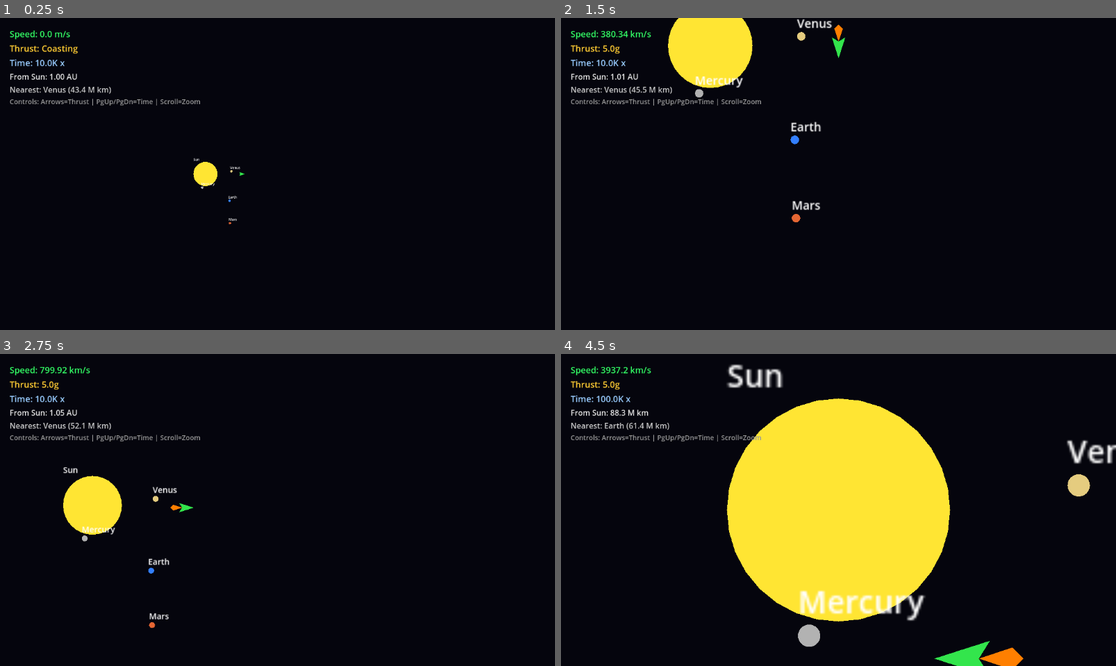
Above: before the commit, frames 1-4 (two rows, left to right).
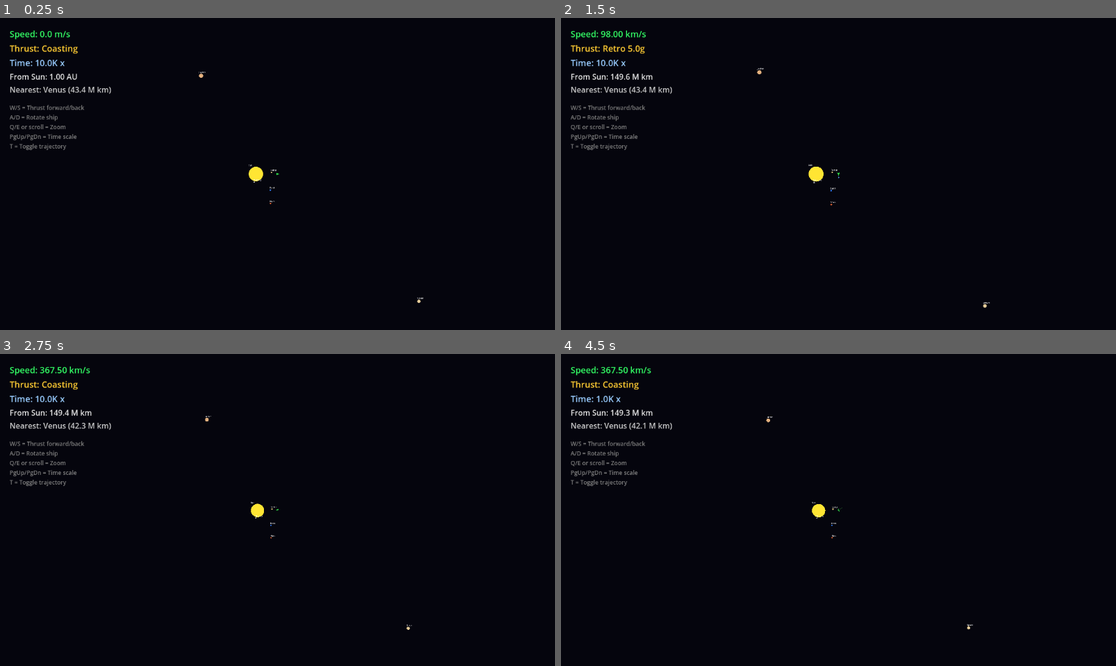
Above: after the commit, the same moments.

Repository: jwodea/bobtest
Game: Godot game, scene res://solar_system.tscn
Two runs of this game, one before a commit and one after it. Both use one fixed random seed, a clock stepped at 60 frames per second and the inputs below.
Inputs (mouse positions are in pixels of both pictures, inside the frame that each line leads up to):
- Up to frame 1 (0.25 s): no input
- Up to frame 2 (1.5 s): tap Enter at 0.5 s; move the mouse to (960, 158) at 0.52 s; hold Right (ui_right) 0.53-1.28 s; hold Tab (ui_focus_next) 0.53-1.28 s; click (960, 158) at 0.67 s; tap = (zoom_in) at 0.8, 1.35 s; move the mouse to (727, 189) at 1.27 s; hold Down (ui_down) from 1.28 s (still down); click (727, 189) at 1.42 s
- Up to frame 3 (2.75 s): tap - (zoom_out) at 1.55 s; move the mouse to (333, 441) at 2.02 s; release Down (ui_down) at 2.03 s; hold Right (ui_right) from 2.03 s (still down); hold - (zoom_out) from 2.03 s (still down); click (333, 441) at 2.17 s; tap T (toggle_trajectory, bound only after the commit) at 2.3 s
- Up to frame 4 (4.5 s): move the mouse to (810, 572) at 2.77 s; release Right (ui_right) at 2.78 s; release - (zoom_out) at 2.78 s; hold Page Up (ui_page_up) 2.78-3.53 s; tap T (toggle_trajectory, bound only after the commit) at 2.85 s; click (810, 572) at 2.92 s; tap Tab (ui_focus_next) at 3.05 s; move the mouse to (1005, 556) at 3.52 s; hold Tab (ui_focus_next) 3.53-4.28 s; hold Left (ui_left) from 3.53 s (still down); click (1005, 556) at 3.67 s; tap = (zoom_in) at 3.8, 4.35 s; move the mouse to (672, 463) at 4.27 s; click (672, 463) at 4.42 s

The runs differ from the first frame. In frame 1, 1.2% of the frame differs, in the area x 1-77%, y 17-92%; in frame 2, 4.7%; in frame 3, 3.0%; in frame 4, 26%, in the area x 1-100%, y 3-100%.

Commit message:
Improve controls and add trajectory prediction
- Redesign controls: W/S for thrust, A/D to rotate ship
- Add trajectory prediction line (toggle with T)
- Improve camera zoom with smooth transitions (Q/E or mouse wheel)
- Add retro thrust visual effect (blue flame when braking)
- Update HUD to show Forward/Retro thrust states
- Controls help now shown in HUD

Diff:
--- a/camera.gd
+++ b/camera.gd
@@ -1,49 +1,51 @@
 extends Camera2D
 
 # Camera that follows the player with zoom controls
+# Zoom: Mouse wheel, +/-, or Q/E
 
-@export var target_path: NodePath
 var target: Node2D
 
 # Zoom settings
-var zoom_level := 1.0
-const MIN_ZOOM := 0.001  # Zoomed out to see whole solar system
-const MAX_ZOOM := 10.0   # Zoomed in close
-const ZOOM_SPEED := 0.1
+var zoom_level := 0.3
+const MIN_ZOOM := 0.0005  # Zoomed out to see whole solar system
+const MAX_ZOOM := 20.0    # Zoomed in close
+const ZOOM_STEP := 1.3    # Multiplier per zoom action
+const ZOOM_SMOOTH := 10.0 # Smoothing speed
+
+var target_zoom := 0.3
 
 func _ready():
-	if target_path:
-		target = get_node_or_null(target_path)
-
-	# Start zoomed out enough to see inner planets
-	zoom_level = 0.5
+	# Get the player (parent node)
+	target = get_parent()
+	target_zoom = zoom_level
 	zoom = Vector2(zoom_level, zoom_level)
 
-func _process(_delta):
-	if target:
-		position = target.position
+func _process(delta):
+	# Smooth zoom
+	zoom_level = lerp(zoom_level, target_zoom, ZOOM_SMOOTH * delta)
+	zoom = Vector2(zoom_level, zoom_level)
 
-	handle_zoom_input()
+func _unhandled_input(event):
+	# Mouse wheel zoom
+	if event is InputEventMouseButton:
+		if event.pressed:
+			if event.button_index == MOUSE_BUTTON_WHEEL_UP:
+				zoom_in()
+			elif event.button_index == MOUSE_BUTTON_WHEEL_DOWN:
+				zoom_out()
 
-func handle_zoom_input():
-	var zoom_changed := false
+func _input(_event):
+	# Keyboard zoom (continuous while held)
+	if Input.is_action_pressed("zoom_in"):
+		target_zoom = clamp(target_zoom * 1.02, MIN_ZOOM, MAX_ZOOM)
+	if Input.is_action_pressed("zoom_out"):
+		target_zoom = clamp(target_zoom / 1.02, MIN_ZOOM, MAX_ZOOM)
 
-	# Mouse wheel zoom
-	if Input.is_action_just_pressed("zoom_in"):
-		zoom_level *= 1.2
-		zoom_changed = true
-	if Input.is_action_just_pressed("zoom_out"):
-		zoom_level /= 1.2
-		zoom_changed = true
+func zoom_in():
+	target_zoom = clamp(target_zoom * ZOOM_STEP, MIN_ZOOM, MAX_ZOOM)
 
-	# Keyboard zoom (+ and -)
-	if Input.is_action_pressed("ui_focus_next"):  # Usually Tab, we'll add custom
-		zoom_level *= 1.02
-		zoom_changed = true
-	if Input.is_action_pressed("ui_focus_prev"):
-		zoom_level /= 1.02
-		zoom_changed = true
+func zoom_out():
+	target_zoom = clamp(target_zoom / ZOOM_STEP, MIN_ZOOM, MAX_ZOOM)
 
-	if zoom_changed:
-		zoom_level = clamp(zoom_level, MIN_ZOOM, MAX_ZOOM)
-		zoom = Vector2(zoom_level, zoom_level)
+func get_zoom_level() -> float:
+	return zoom_level
--- a/hud.gd
+++ b/hud.gd
@@ -5,7 +5,6 @@
 @onready var time_label: Label = $MarginContainer/VBoxContainer/TimeLabel
 @onready var position_label: Label = $MarginContainer/VBoxContainer/PositionLabel
 @onready var nearest_label: Label = $MarginContainer/VBoxContainer/NearestLabel
-@onready var controls_label: Label = $MarginContainer/VBoxContainer/ControlsLabel
 
 var player: Node2D
 var solar_system: Node2D
@@ -35,7 +34,9 @@
 func update_accel_display():
 	var accel = player.get_acceleration_g()
 	if accel > 0:
-		accel_label.text = "Thrust: %.1fg" % accel
+		accel_label.text = "Thrust: Forward %.1fg" % accel
+	elif accel < 0:
+		accel_label.text = "Thrust: Retro %.1fg" % abs(accel)
 	else:
 		accel_label.text = "Thrust: Coasting"
 
@@ -67,7 +68,7 @@
 			nearest_dist = dist
 			nearest_name = planet.name
 
-	return "%s (%.1f M km)" % [nearest_name, nearest_dist]
+	return "%s (%s)" % [nearest_name, format_distance(nearest_dist)]
 
 func format_speed(speed_km_s: float) -> String:
 	if speed_km_s >= 299792:  # Speed of light
--- a/player.gd
+++ b/player.gd
@@ -1,74 +1,119 @@
 extends Node2D
 
 # Player spaceship with acceleration-based physics
-# Controls: Arrow keys to accelerate, not to set speed directly
+# Controls: W/S for thrust, A/D to rotate, T for trajectory
 
 # Physics constants
 const KM_PER_UNIT := 1_000_000.0  # 1 game unit = 1 million km
 const G_ACCEL_KM_S2 := 0.0098  # 1g = 9.8 m/s² = 0.0098 km/s²
 const MAX_G := 5.0  # Maximum acceleration in g
+const ROTATION_SPEED := 2.0  # Radians per second for ship rotation
 
 # Current state
 var velocity_km_s := Vector2.ZERO  # Velocity in km/s
 var acceleration_g := 0.0  # Current acceleration magnitude in g
-var acceleration_direction := Vector2.ZERO  # Direction of thrust
+var thrust_direction := Vector2.RIGHT  # Direction ship is facing
+var show_trajectory := true  # Toggle trajectory line
 
 # Reference to solar system for time scale
 @onready var solar_system: Node2D = get_parent()
 @onready var thrust_flame: Polygon2D = $ThrustFlame
+@onready var retro_flame: Polygon2D = $RetroFlame
+@onready var trajectory_line: Line2D = $TrajectoryLine
+
+func _ready():
+	# Initialize ship facing direction from rotation
+	thrust_direction = Vector2.RIGHT.rotated(rotation)
 
 func _process(delta):
-	var time_scale = solar_system.get_time_scale() if solar_system else 1.0
+	var time_scale := 1.0
+	if solar_system and solar_system.has_method("get_time_scale"):
+		time_scale = solar_system.get_time_scale()
 	var scaled_delta = delta * time_scale
 
-	handle_input()
+	handle_rotation(delta)  # Rotation uses real delta, not time-scaled
+	handle_thrust()
 	apply_physics(scaled_delta)
-	update_rotation()
+	update_visuals()
+	update_trajectory(time_scale)
 
-func handle_input():
-	# Get acceleration direction from input
-	acceleration_direction = Vector2.ZERO
+func handle_rotation(delta: float):
+	# A/D or Left/Right to rotate ship
+	var rotate_input := 0.0
 
-	if Input.is_action_pressed("ui_right"):
-		acceleration_direction.x += 1
-	if Input.is_action_pressed("ui_left"):
-		acceleration_direction.x -= 1
-	if Input.is_action_pressed("ui_down"):
-		acceleration_direction.y += 1
-	if Input.is_action_pressed("ui_up"):
-		acceleration_direction.y -= 1
+	if Input.is_action_pressed("rotate_left"):
+		rotate_input -= 1.0
+	if Input.is_action_pressed("rotate_right"):
+		rotate_input += 1.0
 
-	# Normalize direction
-	if acceleration_direction.length() > 0:
-		acceleration_direction = acceleration_direction.normalized()
-		acceleration_g = MAX_G  # Apply max acceleration when thrusting
-	else:
-		acceleration_g = 0.0  # No thrust = no acceleration (space!)
+	if rotate_input != 0.0:
+		rotation += rotate_input * ROTATION_SPEED * delta
+		thrust_direction = Vector2.RIGHT.rotated(rotation)
+
+func handle_thrust():
+	acceleration_g = 0.0
+
+	# W or Up = thrust forward (in direction ship faces)
+	if Input.is_action_pressed("thrust_forward"):
+		acceleration_g = MAX_G
+	# S or Down = thrust backward (retro, slow down)
+	elif Input.is_action_pressed("thrust_backward"):
+		acceleration_g = -MAX_G  # Negative for retrograde
+
+	# Toggle trajectory with T
+	if Input.is_action_just_pressed("toggle_trajectory"):
+		show_trajectory = !show_trajectory
 
 func apply_physics(scaled_delta: float):
-	if acceleration_g > 0:
-		# Convert g to km/s² and apply
-		var accel_km_s2 = acceleration_g * G_ACCEL_KM_S2
+	if acceleration_g != 0.0:
+		# Convert g to km/s² and apply in thrust direction
+		var accel_km_s2 = abs(acceleration_g) * G_ACCEL_KM_S2
+		var direction = thrust_direction if acceleration_g > 0 else -thrust_direction
 
 		# Update velocity: v += a * t
-		velocity_km_s += acceleration_direction * accel_km_s2 * scaled_delta
+		velocity_km_s += direction * accel_km_s2 * scaled_delta
 
 	# Update position: convert km/s to game units/s
-	# velocity is in km/s, position is in game units (million km)
-	# So we divide by KM_PER_UNIT to get units/s
 	var velocity_units_per_s = velocity_km_s / KM_PER_UNIT
 	position += velocity_units_per_s * scaled_delta
 
-func update_rotation():
-	# Rotate ship to face acceleration direction when thrusting, else velocity
-	if acceleration_g > 0 and acceleration_direction.length() > 0:
-		rotation = acceleration_direction.angle()
-	elif velocity_km_s.length() > 0.001:
-		rotation = velocity_km_s.angle()
-
-	# Show thrust flame when accelerating
+func update_visuals():
+	# Show thrust flame when accelerating forward
 	if thrust_flame:
 		thrust_flame.visible = acceleration_g > 0
+	# Show retro flame when braking
+	if retro_flame:
+		retro_flame.visible = acceleration_g < 0
+
+func update_trajectory(time_scale: float):
+	if not trajectory_line:
+		return
+
+	trajectory_line.visible = show_trajectory
+	if not show_trajectory:
+		return
+
+	# Predict future positions
+	var points := PackedVector2Array()
+	points.append(Vector2.ZERO)  # Start at ship position (local coords)
+
+	var sim_velocity = velocity_km_s
+	var sim_position = Vector2.ZERO
+
+	# Simulate 100 steps into the future
+	# Each step represents some amount of game time
+	var step_time := 1000.0  # seconds per step (adjusted by time scale display)
+
+	for i in range(100):
+		# Move based on velocity
+		var vel_units = sim_velocity / KM_PER_UNIT
+		sim_position += vel_units * step_time
+
+		# Add point every few steps to keep line smooth but not too detailed
+		if i % 5 == 0:
+			points.append(sim_position)
+
+	trajectory_line.points = points
 
 # Getters for HUD
 func get_speed_km_s() -> float:
@@ -80,5 +125,5 @@
 func get_acceleration_g() -> float:
 	return acceleration_g
 
-func get_acceleration_direction() -> Vector2:
-	return acceleration_direction
+func is_thrusting() -> bool:
+	return acceleration_g != 0.0
--- a/project.godot
+++ b/project.godot
@@ -17,16 +17,55 @@
 
 [input]
 
+thrust_forward={
+"deadzone": 0.5,
+"events": [Object(InputEventKey,"resource_local_to_scene":false,"resource_name":"","device":-1,"window_id":0,"alt_pressed":false,"shift_pressed":false,"ctrl_pressed":false,"meta_pressed":false,"pressed":false,"keycode":0,"physical_keycode":87,"key_label":0,"unicode":119,"location":0,"echo":false,"script":null)
+, Object(InputEventKey,"resource_local_to_scene":false,"resource_name":"","device":-1,"window_id":0,"alt_pressed":false,"shift_pressed":false,"ctrl_pressed":false,"meta_pressed":false,"pressed":false,"keycode":0,"physical_keycode":4194320,"key_label":0,"unicode":0,"location":0,"echo":false,"script":null)
+]
+}
+thrust_backward={
+"deadzone": 0.5,
+"events": [Object(InputEventKey,"resource_local_to_scene":false,"resource_name":"","device":-1,"window_id":0,"alt_pressed":false,"shift_pressed":false,"ctrl_pressed":false,"meta_pressed":false,"pressed":false,"keycode":0,"physical_keycode":83,"key_label":0,"unicode":115,"location":0,"echo":false,"script":null)
+, Object(InputEventKey,"resource_local_to_scene":false,"resource_name":"","device":-1,"window_id":0,"alt_pressed":false,"shift_pressed":false,"ctrl_pressed":false,"meta_pressed":false,"pressed":false,"keycode":0,"physical_keycode":4194322,"key_label":0,"unicode":0,"location":0,"echo":false,"script":null)
+]
+}
+rotate_left={
+"deadzone": 0.5,
+"events": [Object(InputEventKey,"resource_local_to_scene":false,"resource_name":"","device":-1,"window_id":0,"alt_pressed":false,"shift_pressed":false,"ctrl_pressed":false,"meta_pressed":false,"pressed":false,"keycode":0,"physical_keycode":65,"key_label":0,"unicode":97,"location":0,"echo":false,"script":null)
+, Object(InputEventKey,"resource_local_to_scene":false,"resource_name":"","device":-1,"window_id":0,"alt_pressed":false,"shift_pressed":false,"ctrl_pressed":false,"meta_pressed":false,"pressed":false,"keycode":0,"physical_keycode":4194319,"key_label":0,"unicode":0,"location":0,"echo":false,"script":null)
+]
+}
+rotate_right={
+"deadzone": 0.5,
+"events": [Object(InputEventKey,"resource_local_to_scene":false,"resource_name":"","device":-1,"window_id":0,"alt_pressed":false,"shift_pressed":false,"ctrl_pressed":false,"meta_pressed":false,"pressed":false,"keycode":0,"physical_keycode":68,"key_label":0,"unicode":100,"location":0,"echo":false,"script":null)
+, Object(InputEventKey,"resource_local_to_scene":false,"resource_name":"","device":-1,"window_id":0,"alt_pressed":false,"shift_pressed":false,"ctrl_pressed":false,"meta_pressed":false,"pressed":false,"keycode":0,"physical_keycode":4194321,"key_label":0,"unicode":0,"location":0,"echo":false,"script":null)
+]
+}
 zoom_in={
 "deadzone": 0.5,
-"events": [Object(InputEventMouseButton,"resource_local_to_scene":false,"resource_name":"","device":-1,"window_id":0,"alt_pressed":false,"shift_pressed":false,"ctrl_pressed":false,"meta_pressed":false,"button_mask":8,"position":Vector2(0, 0),"global_position":Vector2(0, 0),"factor":1.0,"button_index":4,"canceled":false,"pressed":true,"double_click":false,"script":null)
+"events": [Object(InputEventKey,"resource_local_to_scene":false,"resource_name":"","device":-1,"window_id":0,"alt_pressed":false,"shift_pressed":false,"ctrl_pressed":false,"meta_pressed":false,"pressed":false,"keycode":0,"physical_keycode":81,"key_label":0,"unicode":113,"location":0,"echo":false,"script":null)
 , Object(InputEventKey,"resource_local_to_scene":false,"resource_name":"","device":-1,"window_id":0,"alt_pressed":false …(182 unchanged characters)…
 ]
 }
 zoom_out={
 "deadzone": 0.5,
-"events": [Object(InputEventMouseButton,"resource_local_to_scene":false,"resource_name":"","device":-1,"window_id":0,"alt_pressed":false,"shift_pressed":false,"ctrl_pressed":false,"meta_pressed":false,"button_mask":16,"position":Vector2(0, 0),"global_position":Vector2(0, 0),"factor":1.0,"button_index":5,"canceled":false,"pressed":true,"double_click":false,"script":null)
+"events": [Object(InputEventKey,"resource_local_to_scene":false,"resource_name":"","device":-1,"window_id":0,"alt_pressed":false,"shift_pressed":false,"ctrl_pressed":false,"meta_pressed":false,"pressed":false,"keycode":0,"physical_keycode":69,"key_label":0,"unicode":101,"location":0,"echo":false,"script":null)
 , Object(InputEventKey,"resource_local_to_scene":false,"resource_name":"","device":-1,"window_id":0,"alt_pressed":false …(182 unchanged characters)…
+]
+}
+toggle_trajectory={
+"deadzone": 0.5,
+"events": [Object(InputEventKey,"resource_local_to_scene":false,"resource_name":"","device":-1,"window_id":0,"alt_pressed":false,"shift_pressed":false,"ctrl_pressed":false,"meta_pressed":false,"pressed":false,"keycode":0,"physical_keycode":84,"key_label":0,"unicode":116,"location":0,"echo":false,"script":null)
+]
+}
+time_faster={
+"deadzone": 0.5,
+"events": [Object(InputEventKey,"resource_local_to_scene":false,"resource_name":"","device":-1,"window_id":0,"alt_pressed":false,"shift_pressed":false,"ctrl_pressed":false,"meta_pressed":false,"pressed":false,"keycode":0,"physical_keycode":4194324,"key_label":0,"unicode":0,"location":0,"echo":false,"script":null)
+]
+}
+time_slower={
+"deadzone": 0.5,
+"events": [Object(InputEventKey,"resource_local_to_scene":false,"resource_name":"","device":-1,"window_id":0,"alt_pressed":false,"shift_pressed":false,"ctrl_pressed":false,"meta_pressed":false,"pressed":false,"keycode":0,"physical_keycode":4194323,"key_label":0,"unicode":0,"location":0,"echo":false,"script":null)
 ]
 }
 
--- a/solar_system.gd
+++ b/solar_system.gd
@@ -92,9 +92,9 @@
 
 func _process(_delta):
 	# Time scale controls
-	if Input.is_action_just_pressed("ui_page_up"):
+	if Input.is_action_just_pressed("time_faster"):
 		time_scale = clamp(time_scale * 10.0, MIN_TIME_SCALE, MAX_TIME_SCALE)
-	if Input.is_action_just_pressed("ui_page_down"):
+	if Input.is_action_just_pressed("time_slower"):
 		time_scale = clamp(time_scale / 10.0, MIN_TIME_SCALE, MAX_TIME_SCALE)
 
 func get_time_scale() -> float:
--- a/solar_system.tscn
+++ b/solar_system.tscn
@@ -12,6 +12,10 @@
 position = Vector2(149.6, 0)
 script = ExtResource("2_player")
 
+[node name="TrajectoryLine" type="Line2D" parent="Player"]
+width = 2.0
+default_color = Color(0.3, 0.8, 0.3, 0.5)
+
 [node name="Ship" type="Polygon2D" parent="Player"]
 color = Color(0.2, 0.9, 0.3, 1)
 polygon = PackedVector2Array(15, 0, -10, -8, -5, 0, -10, 8)
@@ -21,18 +25,23 @@
 color = Color(1, 0.5, 0, 1)
 polygon = PackedVector2Array(-5, 0, -20, -5, -25, 0, -20, 5)
 
+[node name="RetroFlame" type="Polygon2D" parent="Player"]
+visible = false
+position = Vector2(15, 0)
+color = Color(0.4, 0.6, 1, 1)
+polygon = PackedVector2Array(0, 0, 10, -4, 15, 0, 10, 4)
+
 [node name="Camera2D" type="Camera2D" parent="Player"]
-zoom = Vector2(0.5, 0.5)
+zoom = Vector2(0.3, 0.3)
 script = ExtResource("3_camera")
-target_path = NodePath("..")
 
 [node name="HUD" type="CanvasLayer" parent="."]
 script = ExtResource("4_hud")
 
 [node name="MarginContainer" type="MarginContainer" parent="HUD"]
 anchors_preset = 0
-offset_right = 350.0
-offset_bottom = 200.0
+offset_right = 400.0
+offset_bottom = 250.0
 theme_override_constants/margin_left = 20
 theme_override_constants/margin_top = 20
 
@@ -69,8 +78,16 @@
 theme_override_font_sizes/font_size = 16
 text = "Nearest: Earth"
 
+[node name="Spacer" type="Control" parent="HUD/MarginContainer/VBoxContainer"]
+custom_minimum_size = Vector2(0, 10)
+layout_mode = 2
+
 [node name="ControlsLabel" type="Label" parent="HUD/MarginContainer/VBoxContainer"]
 layout_mode = 2
-theme_override_colors/font_color = Color(0.6, 0.6, 0.6, 1)
-theme_override_font_sizes/font_size = 14
-text = "Controls: Arrows=Thrust | PgUp/PgDn=Time | Scroll=Zoom"
+theme_override_colors/font_color = Color(0.5, 0.5, 0.5, 1)
+theme_override_font_sizes/font_size = 12
+text = "W/S = Thrust forward/back
+A/D = Rotate ship
+Q/E or scroll = Zoom
+PgUp/PgDn = Time scale
+T = Toggle trajectory"
